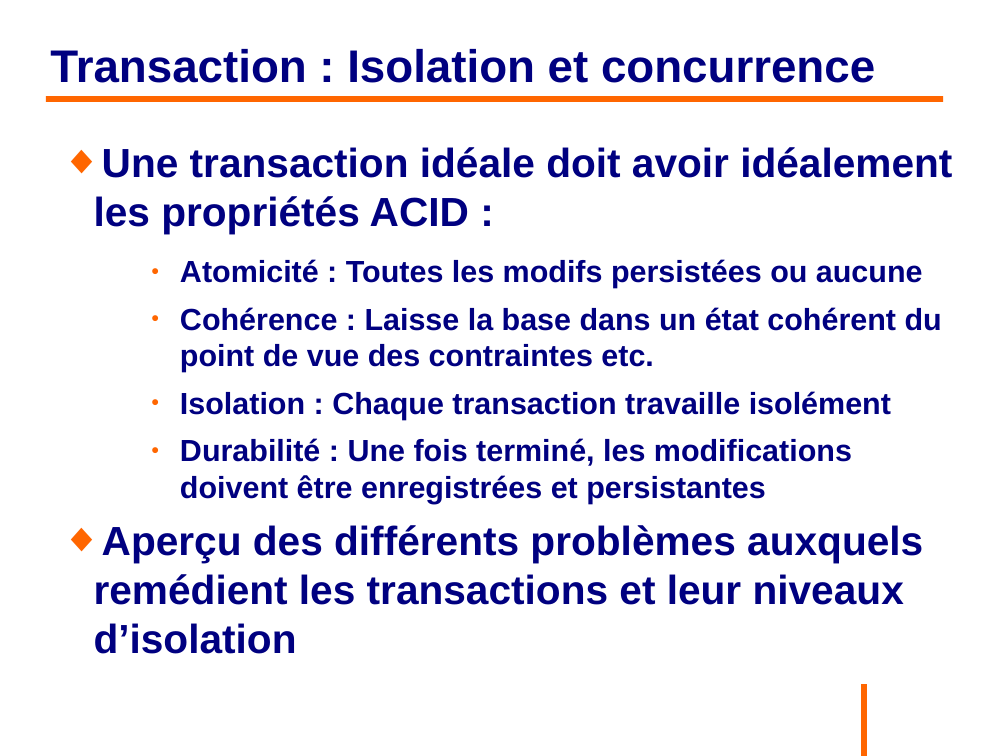
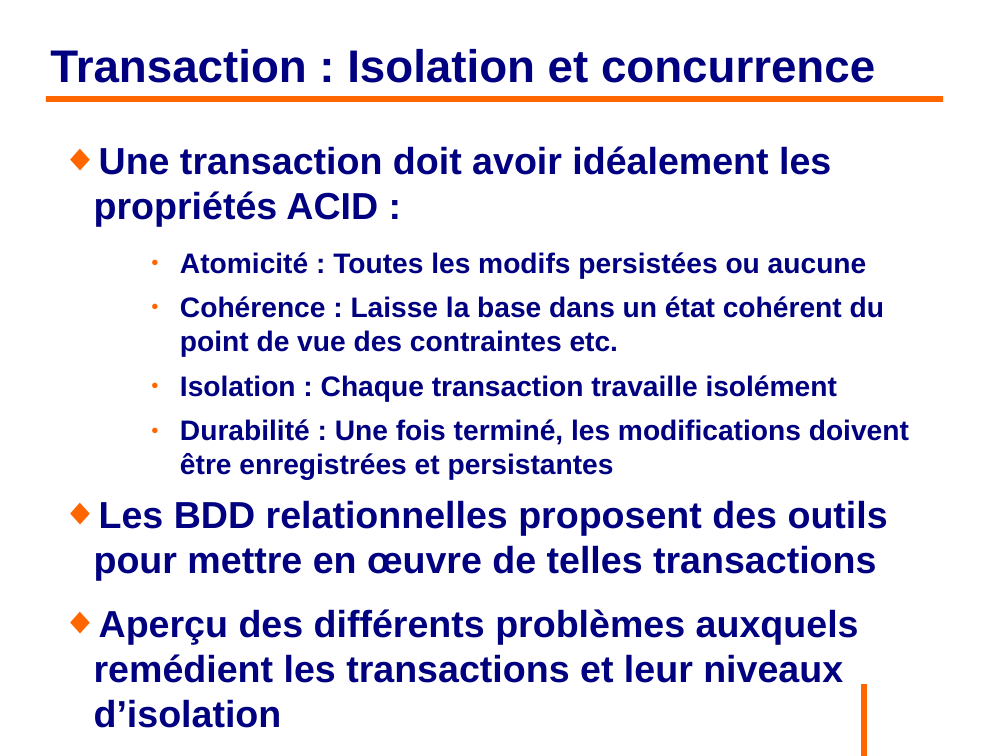
Before and after one commit to philphils/formation-hibernate-avancee, a slide deck: slide 85 of Documentation/diapo_formation_hibernate_avancee.odp. Drawn at 1008x756 pixels with LibreOffice and Linux fonts; fonts in the diff are those of the drawing; background and template pictures are left out. Boxes give left, top, right and bottom in pixels: in the first picture for what was removed or moved away, otherwise in the second. Text is boxed around its words. In the diff, an @@ line names an element or a change of style, - is before the commit and + after.

```diff
--- a/Documentation/diapo_formation_hibernate_avancee.odp
+++ b/Documentation/diapo_formation_hibernate_avancee.odp
@@ text at (94,146,831,226): text changed; size 32 to 29.6 pt @@
-◆ Une transaction idéale doit avoir idéalement les propriétés ACID :
+◆ Une transaction doit avoir idéalement les propriétés ACID :
@@ text at (94,252,909,728): size 24 to 22.2 pt in "Atomicité : Toutes les modifs persistées ou ...", "Cohérence : Laisse la base dans un ...", "Isolation : Chaque transaction travaille isolément", "Durabilité : Une fois terminé, les modifications ..."; size 32 to 29.6 pt in "Aperçu des différents problèmes auxquels remédient les ..." @@
@@ text at (94,500,888,581): paragraph added @@
+◆ Les BDD relationnelles proposent des outils pour mettre en œuvre de telles transactions
```
Also in this commit, not shown: 7 other slides changed, 2 slides added.
